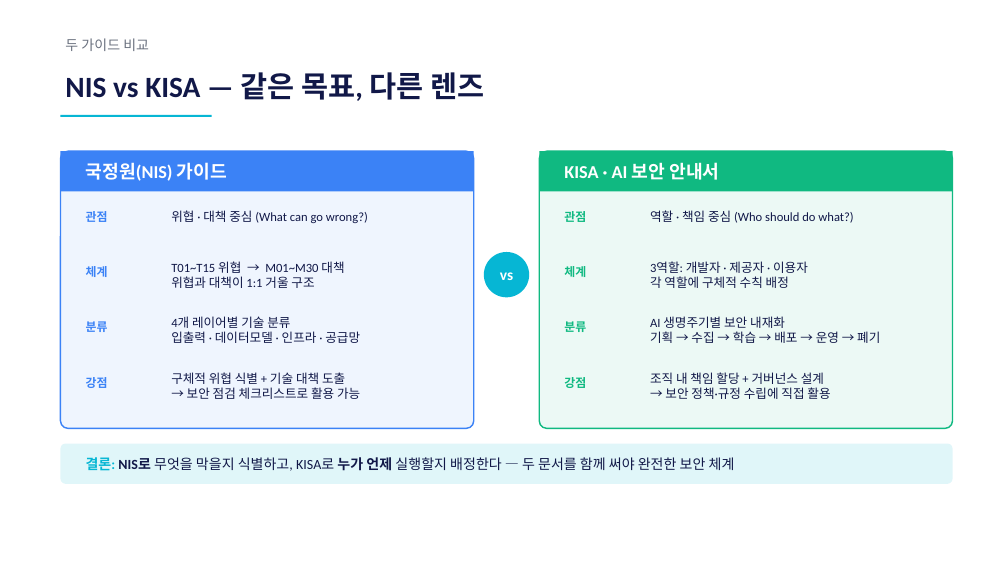
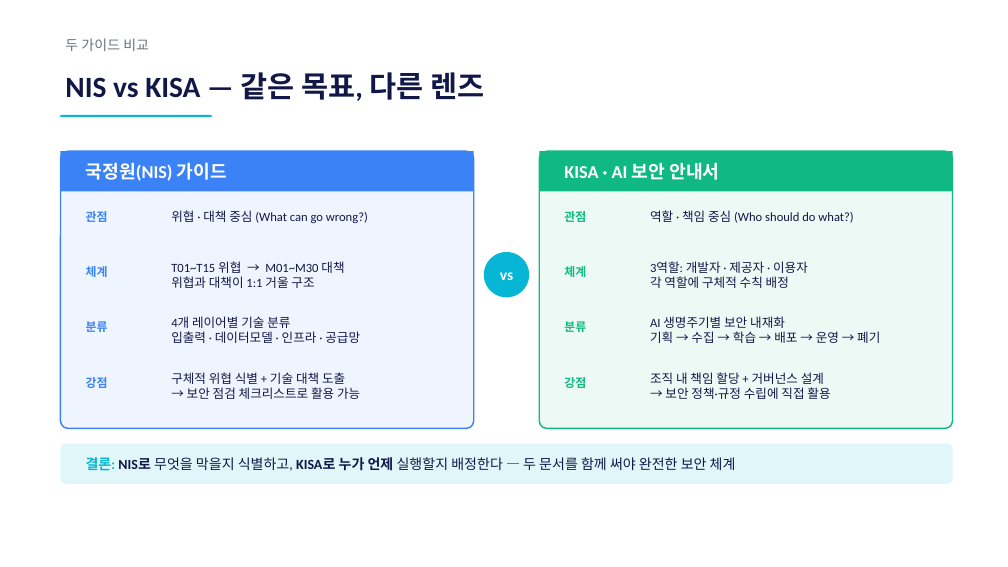
Before and after one commit to sulgik/security-workshop, a slide deck: slide 30 of ws01/class/3일차_1.pptx. Drawn at 1008x567 pixels with LibreOffice and Linux fonts; fonts in the diff are those of the drawing. Boxes give left, top, right and bottom in pixels: in the first picture for what was removed or moved away, otherwise in the second. Text is boxed around its words. In the diff, an @@ line names an element or a change of style, - is before the commit and + after.

```diff
--- a/ws01/class/3일차_1.pptx
+++ b/ws01/class/3일차_1.pptx
@@ text "결론: NIS로 무엇을 막을지 식별하고, ..." at (86,457,736,471): bold on in "KISA로" @@
```
Also in this commit, not shown: 5 other slides changed, 2 other files.
